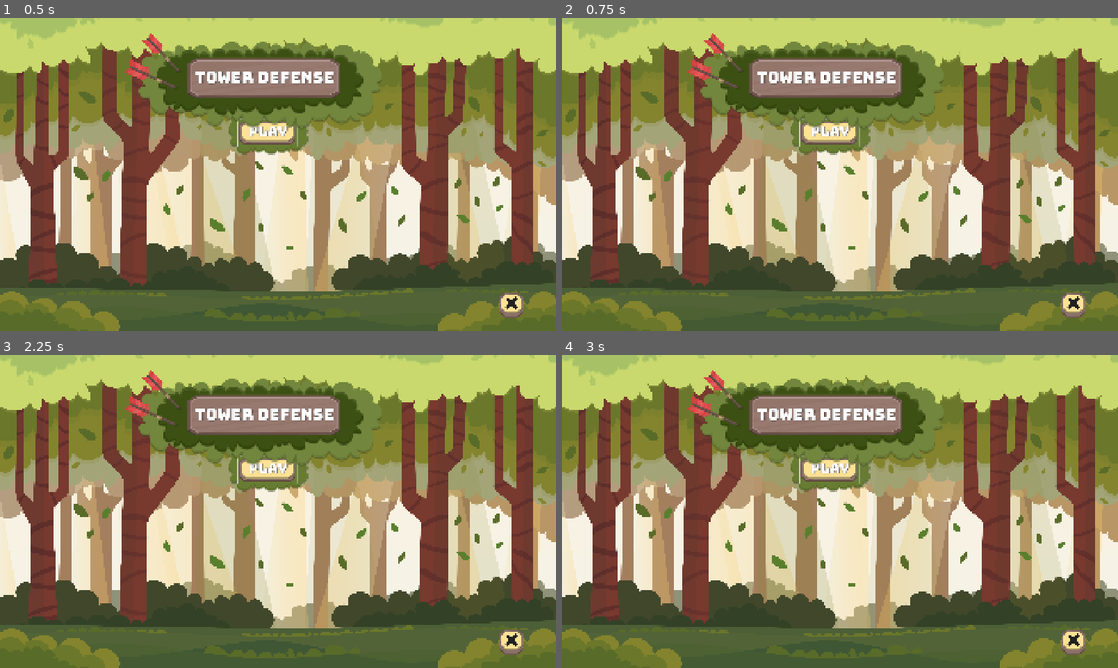
Above: before the commit, frames 1-4 (two rows, left to right).
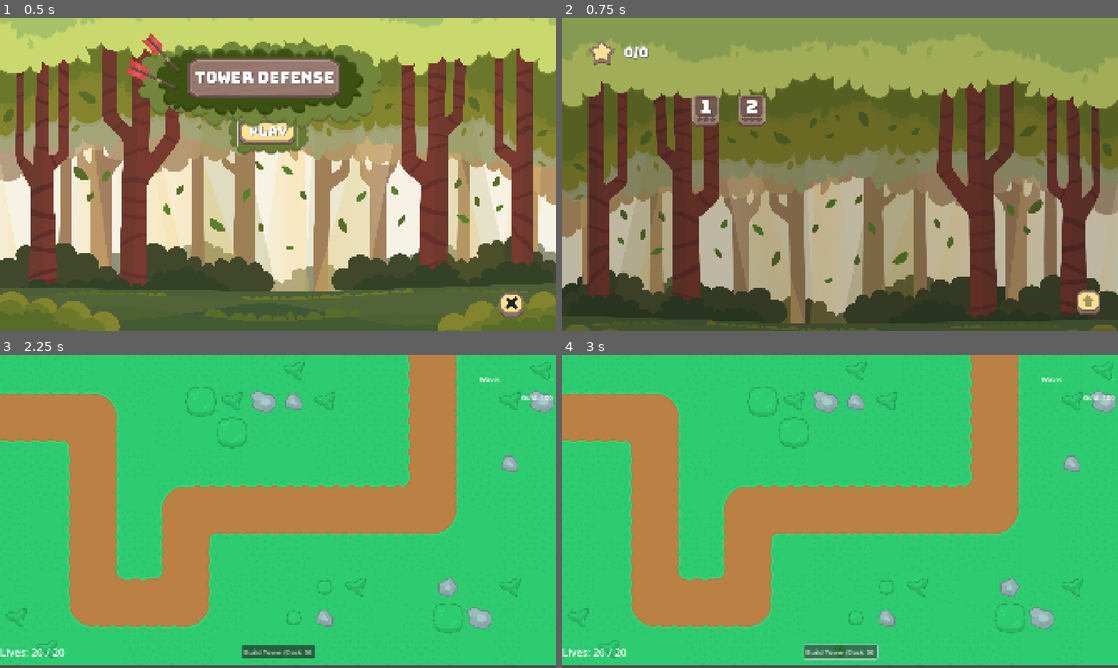
Above: after the commit, the same moments.

Repository: xMOROx/tower-defense-2d
Game: Godot game, scene res://scenes/ui/MainMenu.tscn
The game is run twice, just before and just after one commit, with the same random seed, the same clock (stepped at 60 frames per second) and the same inputs.
Inputs (mouse positions are in pixels of both pictures, inside the frame that each line leads up to):
- Up to frame 1 (0.5 s): no input
- Up to frame 2 (0.75 s): click "PLAY" at 0.5 s
- Up to frame 3 (2.25 s): click (266, 470) at 1.25 s, where only the run before the commit has a clickable "PLAY"; click (144, 445) at 2 s, where only the run after the commit has a clickable "1"
- Up to frame 4 (3 s): click (840, 652) at 2.75 s, where only the run after the commit has a clickable "Build Tower (Cost: 50)"

Frame 1 is identical in both runs. In frame 2, 91% of the frame differs, in the area x 0-100%, y 0-100%; in frame 3, 100%; in frame 4, 100%.
Error before the commit: Parse Error: Expected expression as the function argument. (res://src/managers/SceneManager.gd:28)

Commit message:
Game progress persistence

Diff:
--- a/project.godot
+++ b/project.godot
@@ -19,6 +19,7 @@
 
 GameManager="*res://src/managers/GameManager.gd"
 SceneManager="*res://src/managers/SceneManager.gd"
+StateManager="*res://src/managers/StateManager.gd"
 
 [display]
 
--- a/scenes/ui/LevelSelect.tscn
+++ b/scenes/ui/LevelSelect.tscn
@@ -1,11 +1,12 @@
-[gd_scene load_steps=7 format=3 uid="uid://dd05v5twofsm7"]
+[gd_scene load_steps=8 format=3 uid="uid://dd05v5twofsm7"]
 
 [ext_resource type="Script" uid="uid://co5o5votboo4r" path="res://src/ui/LevelSelect.gd" id="1_kj5cj"]
 [ext_resource type="Texture2D" uid="uid://cyg71x0tehglf" path="res://assets/ui/Background/Default.png" id="2_kwsq8"]
 [ext_resource type="Texture2D" uid="uid://syky7sh20v5m" path="res://assets/ui/Buttons/Square/Home/Default.png" id="3_kgix2"]
-[ext_resource type="Texture2D" uid="uid://vjruocs4l2m4" path="res://assets/ui/Level/Button/WithStars.png" id="4_wtv7g"]
+[ext_resource type="Texture2D" uid="uid://cnvq0wgaq04g6" path="res://assets/ui/Level/Button/Dummy.png" id="4_kj5cj"]
 [ext_resource type="FontFile" uid="uid://crg0iil34cmrw" path="res://assets/fonts/Bungee-Regular.otf" id="5_ourel"]
 [ext_resource type="Texture2D" uid="uid://c8vtelxv3rum6" path="res://assets/ui/Star/Active.png" id="6_b8qwi"]
+[ext_resource type="Texture2D" uid="uid://bsu23ptltwj11" path="res://assets/ui/Level/Star/Group/0-3.png" id="6_kwsq8"]
 
 [node name="LevelSelect" type="Control"]
 layout_mode = 3
@@ -43,7 +44,7 @@
 
 [node name="Level1" type="Button" parent="Levels/Row1"]
 layout_mode = 2
-icon = ExtResource("4_wtv7g")
+icon = ExtResource("4_kj5cj")
 flat = true
 
 [node name="Lavel1Label" type="Label" parent="Levels/Row1/Level1"]
@@ -57,9 +58,17 @@
 theme_override_font_sizes/font_size = 64
 text = "1"
 
+[node name="Stars" type="TextureRect" parent="Levels/Row1/Level1"]
+layout_mode = 0
+offset_left = 15.5078
+offset_top = 77.4188
+offset_right = 82.5078
+offset_bottom = 97.4188
+texture = ExtResource("6_kwsq8")
+
 [node name="Level2" type="Button" parent="Levels/Row1"]
 layout_mode = 2
-icon = ExtResource("4_wtv7g")
+icon = ExtResource("4_kj5cj")
 flat = true
 
 [node name="Lavel2Label" type="Label" parent="Levels/Row1/Level2"]
@@ -72,6 +81,13 @@
 theme_override_fonts/font = ExtResource("5_ourel")
 theme_override_font_sizes/font_size = 64
 text = "2"
+
+[node name="Stars" type="TextureRect" parent="Levels/Row1/Level2"]
+offset_left = 15.5078
+offset_top = 77.4188
+offset_right = 82.5078
+offset_bottom = 97.4188
+texture = ExtResource("6_kwsq8")
 
 [node name="Score" type="HBoxContainer" parent="."]
 layout_mode = 0
--- a/src/managers/GameManager.gd
+++ b/src/managers/GameManager.gd
@@ -82,7 +82,8 @@
 func level_completed():
 	print("LEVEL COMPLETE!")
 	var stars = _compute_stars()
-	SceneManager.goto_level_winner(stars) # Pass the number of stars to the winner screen
+	StateManager.save_level_stars(SceneManager.get_last_played_level_path(), stars)
+	SceneManager.goto_level_winner(stars)
 
 func _compute_stars() -> int:
 	var percentage_lives_remaining = float(current_lives) / MAX_LIVES
--- a/src/managers/SceneManager.gd
+++ b/src/managers/SceneManager.gd
@@ -25,7 +25,7 @@
 	_change_scene(game_over_path, false)
 
 func goto_level_winner(stars):
-	_change_scene(level_winner_path, false, , {"stars": stars})
+	_change_scene(level_winner_path, false, {"stars": stars})
 
 func goto_level(level_scene_path: String):
 	if level_scene_path.is_empty() or not ResourceLoader.exists(level_scene_path):
@@ -80,6 +80,10 @@
 	if !data.is_empty() and is_instance_valid(current_scene_node) and current_scene_node.has_method("set_data"):
 		current_scene_node.call("set_data", data)
 
+
+func get_last_played_level_path() -> String:
+	return last_played_level_path
+
 func _add_pause_menu():
 	if pause_menu_instance == null and ResourceLoader.exists(pause_menu_path):
 		var pause_scene = ResourceLoader.load(pause_menu_path)
--- /dev/null
+++ b/src/managers/StateManager.gd
@@ -0,0 +1,41 @@
+extends Control
+
+signal game_progress_loaded
+
+const SAVE_FILE = "user://game_progress.ini"
+var level_stars_data: Dictionary = {}
+
+func _ready():
+	load_game_progress()
+
+func save_level_stars(level_path: String, stars: int):
+	level_stars_data[level_path] = max(level_stars_data.get(level_path, 0), stars)
+	save_game_progress()
+
+func get_level_stars(level_path: String) -> int:
+	return level_stars_data.get(level_path, 0)
+
+func save_game_progress():
+	var config = ConfigFile.new()
+	config.set_value("levels", "stars", level_stars_data)
+	var err = config.save(SAVE_FILE)
+	if err != OK:
+		printerr("StateManager Error: Error saving game progress to:", SAVE_FILE)
+
+func load_game_progress():
+	print("StateManager: Loading game progress from:", SAVE_FILE)
+	var config = ConfigFile.new()
+	var err = config.load(SAVE_FILE)
+	if err == OK:
+		if config.has_section("levels") and config.has_section_key("levels", "stars"):
+			level_stars_data = config.get_value("levels", "stars")
+		else:
+			level_stars_data = {}
+	else:
+		printerr("StateManager Error: Error loading game progress from:", SAVE_FILE)
+	game_progress_loaded.emit(self)
+
+func reset_progress():
+	level_stars_data.clear()
+	save_game_progress()
+	print("StateManager: Game progress reset.")
--- a/src/ui/LevelSelect.gd
+++ b/src/ui/LevelSelect.gd
@@ -4,16 +4,41 @@
 @onready var menu_button: Button = $MenuButton
 
 var level_1_scene_path = "res://scenes/maps/Level_1.tscn"
+var stars0 = load("res://assets/ui/Level/Star/Group/0-3.png")
+var stars1 = load("res://assets/ui/Level/Star/Group/1-3.png")
+var stars2 = load("res://assets/ui/Level/Star/Group/2-3.png")
+var stars3 = load("res://assets/ui/Level/Star/Group/3-3.png")
 
 func _ready():
 	level_1_button.pressed.connect(_on_level_1_button_pressed)
 	menu_button.pressed.connect(_on_back_button_pressed)
+	_update_level_stars(level_1_button, level_1_scene_path)
 
 func _on_level_1_button_pressed():
 	print("LevelSelect: Level 1 selected")
 	SceneManager.goto_level(level_1_scene_path)
 
-
 func _on_back_button_pressed():
 	print("LevelSelect: Back button pressed")
 	SceneManager.goto_main_menu()
+
+func _on_game_progress_loaded():
+	print("LevelSelect: Game progress loaded")
+	_update_level_stars(level_1_button, level_1_scene_path)
+
+func _update_level_stars(button: Button, level_path: String):
+	print("LevelSelect: Updating stars for level", level_path)
+	var stars = StateManager.get_level_stars(level_path)
+	print("LevelSelect: Stars for level", level_path, ":", stars)
+
+	match stars:
+		0:
+			button.get_node("Stars").texture = stars0
+		1:
+			button.get_node("Stars").texture = stars1
+		2:
+			button.get_node("Stars").texture = stars2
+		3:
+			button.get_node("Stars").texture = stars3
+		_:
+			print("LevelSelect: Invalid star count for level", level_path, ":", stars)
Not shown, added: src/managers/StateManager.gd.uid
